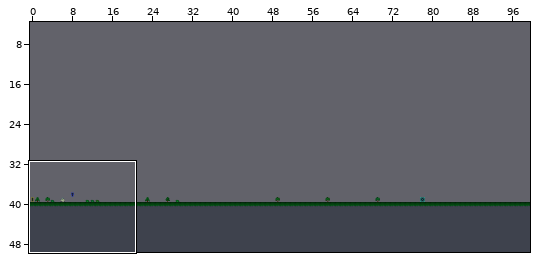
Tiled map: tiled prj/0.tmx. The picture above shows the old version from afar; the outline marks the close-up.
Close-up. Before the edit:
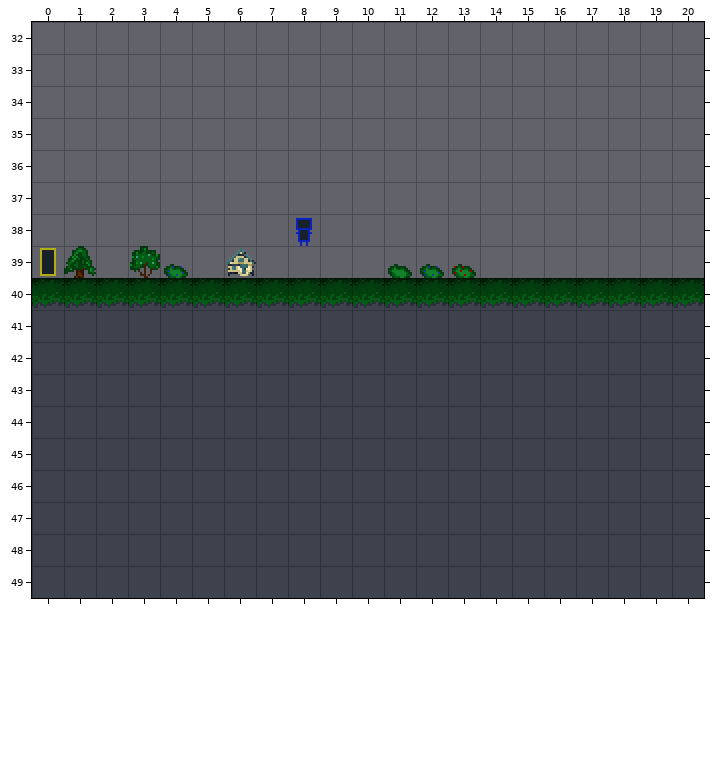
Cells are 16x16 px. Shown: x 0..20, y 32..49. The commit also changed other parts of the map, which this record leaves out.
After:
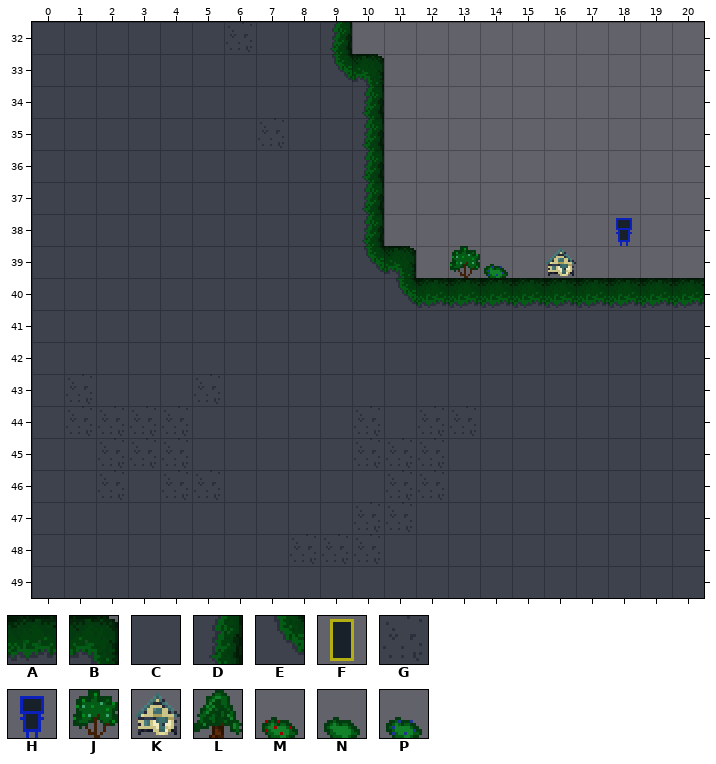
Key: from "tileset": A 1, B 2, C 4, D 5, E 9, F 16, G 31, H 32, J 50, K 51, L 100, M 103, N 104, P 105.
_ is an empty cell, . an unchanged one.
Difference:
--- layer "Tile Layer 1"
@@ x 0..18 @@
-32 __________.........
-33 ___________........
-34 ___________........
-35 ___________........
-36 ___________........
-37 ___________........
-38 ________H__......._
-39 FL_JP_K____NPM_._..
-40 AAAAAAAAAAAA.......
+32 CCCCCCGCCD.........
+33 CCCCCCCCCEB........
+34 CCCCCCCCCCD........
+35 CCCCCCCGCCD........
+36 CCCCCCCCCCD........
+37 CCCCCCCCCCD........
+38 CCCCCCCCCCD.......H
+39 CCCCCCCCCCEB_JP.K..
+40 CCCCCCCCCCCE.......
Changed places in both close-ups, as pixel boxes (x1, y1, x2, y2):
changed: (32, 22, 508, 308)
added: (616, 218, 632, 246)
added: (546, 248, 576, 276)
